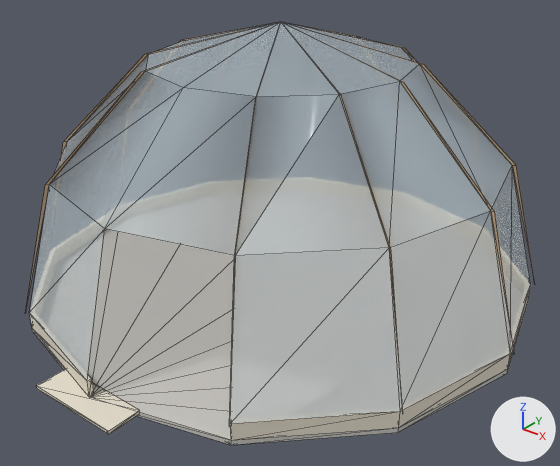
One commit to the glTF model models/lod/tropical-dome.lod2.glb: the scene before it, then after it.
One viewpoint serves both versions: a 50 mm lens placed at (9.71, -6.66, 8.73), pointed at (0.46, 4.9, 1.56). Lighting does not change. The marker at lower right points along +X, +Y and +Z. The first picture is the older version. Mesh edges are drawn as thin lines. Where no turn or scale is listed for an object, it has been applied to the vertices. Vertices at exactly the same position are counted once.
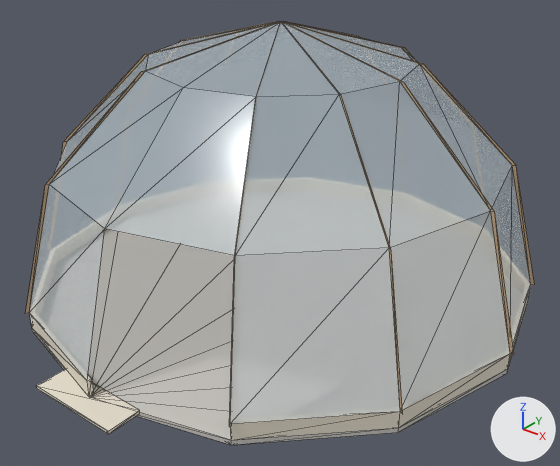
Boxes [x1, y1, x2, y2] around the edits, measured in the pictures (560 x 466 px):
'Mesh_0', reshaped
    before: [26, 22, 534, 445]
    after: [25, 21, 535, 445]
part 1 of me_mesh_0, built on
    before: [26, 22, 534, 401]
    after: [25, 21, 535, 423]

What the commit changed:
me_mesh_0 is used by ob_mesh_0; location (-5.58, 11.08, -0.1).
me_mesh_0 had 126 vertices, 290 faces and spanned x 0.0..11.16, y -11.48..0.0, z 0.0..5.9.
me_mesh_0 now has 137 vertices, 312 faces and spans x 0.0..11.16, y -11.48..0.0, z 0.0..5.9.
Part 1, on me_mesh_0:
22 faces are deleted.
11 vertices are added at x 5.5..5.66, y -5.65..-5.5, z 5.9.
44 new faces join them, mat_timber (beige #c4a681).
